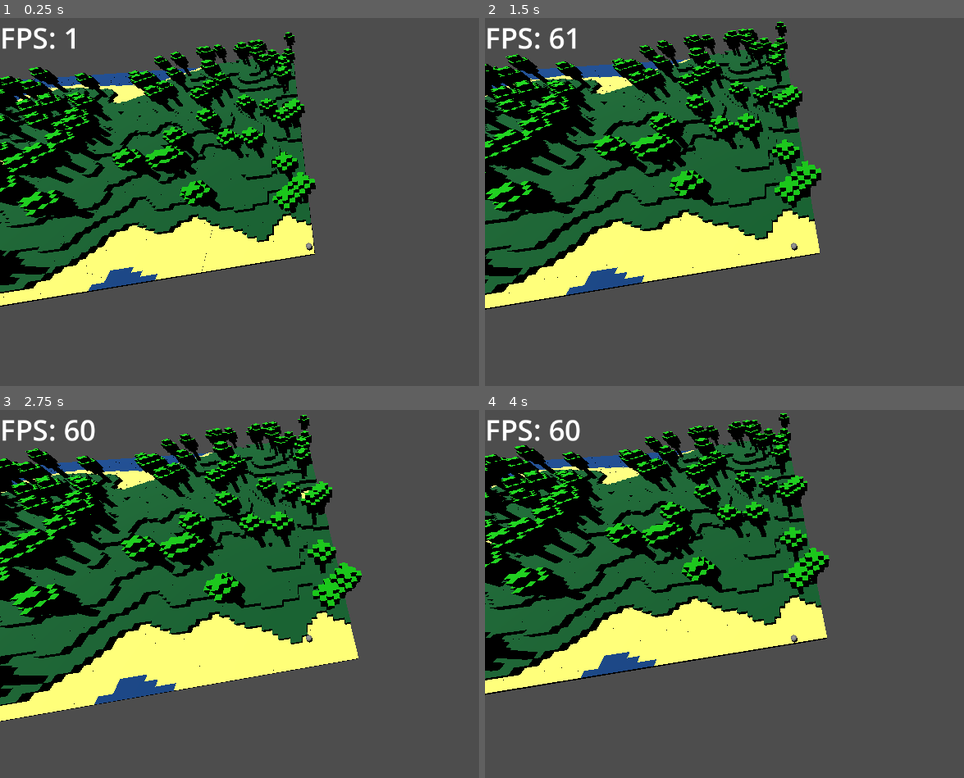
Above: before the commit, frames 1-4 (two rows, left to right).
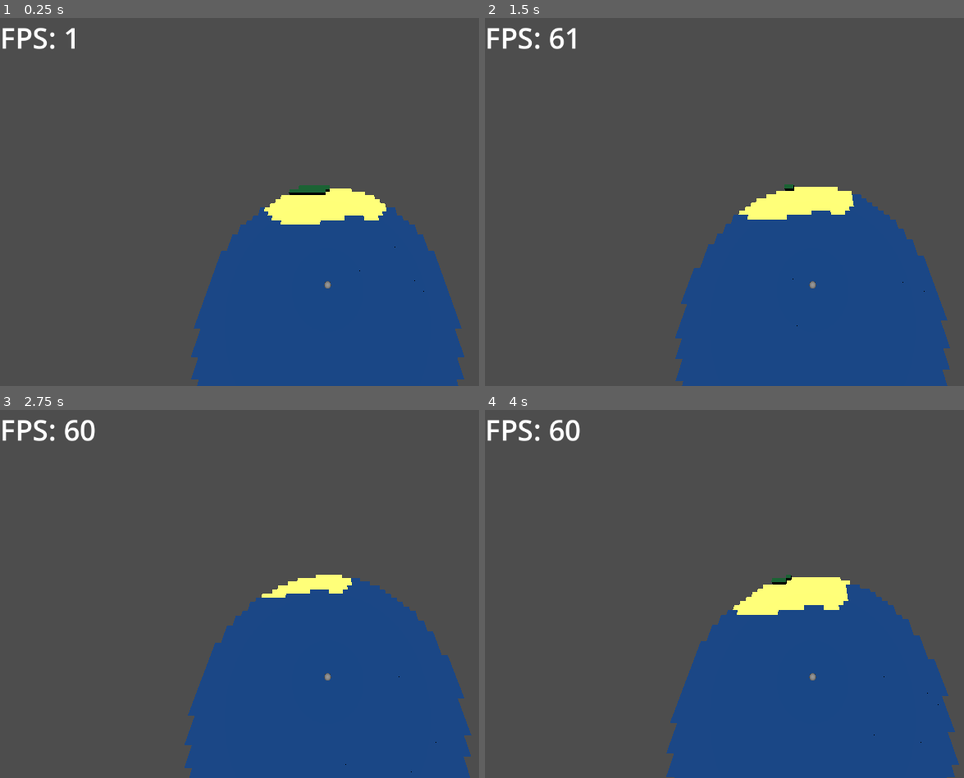
Above: after the commit, the same moments.

Repository: AlbinHorlaville/open-world-lego
Game: Godot game, scene res://levels/main.tscn
Same seed, same stepped clock (60 frames per second), same inputs: the game is played once before the commit and once after it.
Inputs:
- Up to frame 1 (0.25 s): no input
- Up to frame 2 (1.5 s): tap Enter (ui_accept) at 0.5, 0.77 s; hold Right (ui_right) 0.53-1.28 s; hold Down (ui_down) from 1.28 s (still down)
- Up to frame 3 (2.75 s): tap Enter (ui_accept) at 1.52 s; release Down (ui_down) at 2.03 s; hold Right (ui_right) from 2.03 s (still down)
- Up to frame 4 (4 s): release Right (ui_right) at 2.78 s; hold Up (ui_up) 2.78-3.53 s; tap Enter (ui_accept) at 3.02, 3.77 s; hold Left (ui_left) from 3.53 s (still down)

The runs differ from the first frame. In frame 1, 59% of the frame differs, in the area x 0-97%, y 3-100%; in frame 2, 63%; in frame 3, 67%, in the area x 0-99%, y 1-100%; in frame 4, 64%.

Commit message:
Add changing visibility in function of the distance between the player and an object

Diff:
--- a/OpenWorldLego/levels/main.gd
+++ b/OpenWorldLego/levels/main.gd
@@ -10,6 +10,7 @@
 
 # Called when the node enters the scene tree for the first time.
 func _ready() -> void:
+	$Player.position = Vector3(100, 3, 100)
 	generateMap()
 
 func generateMap() -> void:
@@ -20,7 +21,7 @@
 		for j in range(limit_map.z):
 
 			var block = dirt_scene.instantiate()
-
+			#
 			var currentPN = perlin_noise.get_noise_2d(i, j)
 			if currentPN < -0.1:
 				block.changeMaterial(color_water)
@@ -37,5 +38,17 @@
 					var tree = tree_scene.instantiate()
 					tree.position = Vector3(i, int(currentPN*10), j)
 					add_child(tree)
+			block.set_visible(false)
+			add_child(block)
 
-			add_child(block)
+func _process(delta: float) -> void:
+	for child in get_children():
+		if not (child is DirectionalLight3D or child is CharacterBody3D or child is Label):
+			var dist = distance(child.position, $Player.position)
+			if dist<20 && dist!=0:
+				child.set_visible(true)
+			else:
+				child.set_visible(false)
+
+func distance(position1, position2):
+	return sqrt(pow(position1.x-position2.x, 2) + pow(position1.y-position2.y, 2) + pow(position1.z-position2.z, 2))
--- a/OpenWorldLego/levels/main.tscn
+++ b/OpenWorldLego/levels/main.tscn
@@ -26,7 +26,7 @@
 script = ExtResource("1_1c0l0")
 dirt_scene = ExtResource("2_h6mns")
 tree_scene = ExtResource("3_1fss3")
-limit_map = Vector3(200, 100, 100)
+limit_map = Vector3(200, 100, 200)
 perlin_noise = SubResource("FastNoiseLite_4in38")
 color_dirt = SubResource("StandardMaterial3D_ydsef")
 color_water = SubResource("StandardMaterial3D_4oo4c")
@@ -39,7 +39,7 @@
 transform = Transform3D(1, 0, 0, 0, 1, 0, 0, 0, 1, 2.08165e-12, 5, 2.08165e-12)
 
 [node name="Camera3D" type="Camera3D" parent="Player"]
-transform = Transform3D(-0.987794, -0.139096, 0.0701019, -0.00803732, 0.494972, 0.868872, -0.155555, 0.857703, -0.490048, -2.45818, 25.1483, -5.97979)
+transform = Transform3D(1, -6.50845e-16, 1.74393e-16, 1.74393e-16, 0.5, 0.866025, -6.50845e-16, -0.866025, 0.5, 2.08165e-12, 25.148, 2.08165e-12)
 fov = 104.062
 
 [node name="Label" type="Label" parent="."]
